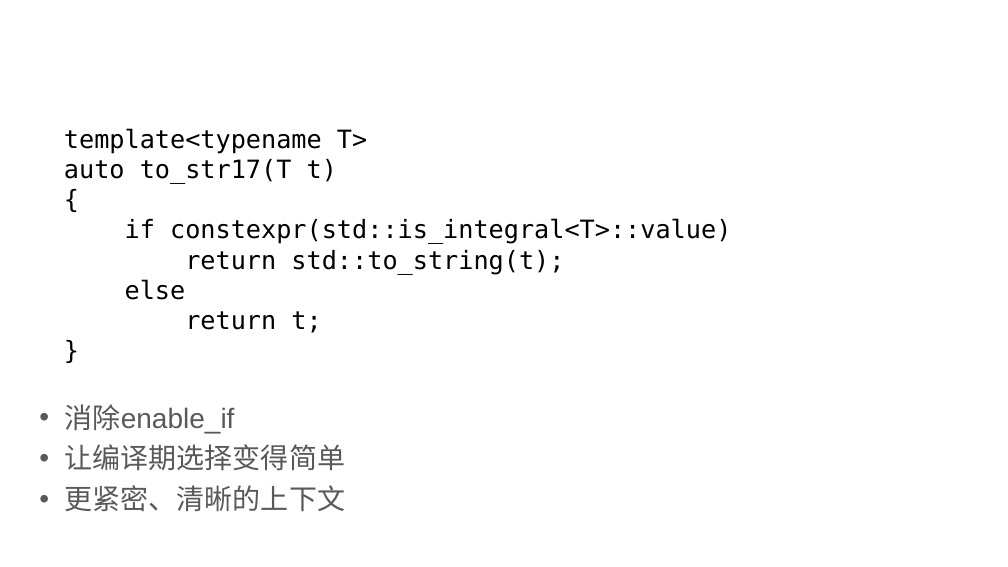
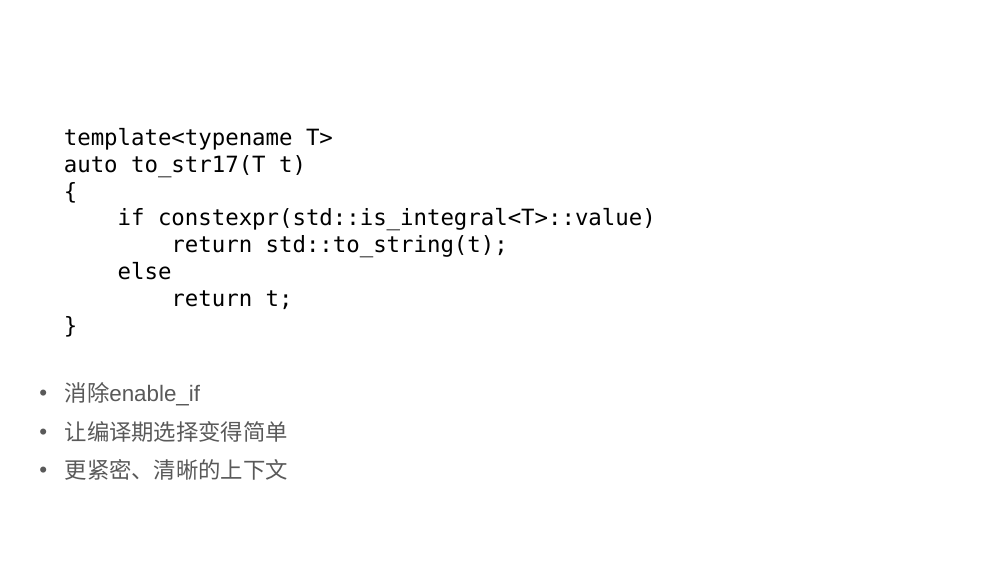
Before and after one commit to qicosmos/cppcon2017, a slide deck: slide 10 of CPP-Summit.pptx. Drawn at 1008x567 pixels with LibreOffice and Linux fonts; fonts in the diff are those of the drawing; background and template pictures are left out. Boxes give left, top, right and bottom in pixels: in the first picture for what was removed or moved away, otherwise in the second. Text is boxed around its words. In the diff, an @@ line names an element or a change of style, - is before the commit and + after.

```diff
--- a/CPP-Summit.pptx
+++ b/CPP-Summit.pptx
@@ text "消除enable_if" at (65, 382, 288, 480): size 20 to 16 pt; line spacing 0.8 to 0.9 @@
@@ text "template<typename T> auto to_str17(T t) ..." at (64, 128, 656, 309): size 18 to 16 pt @@
```
Also in this commit, not shown: 33 other slides changed.
